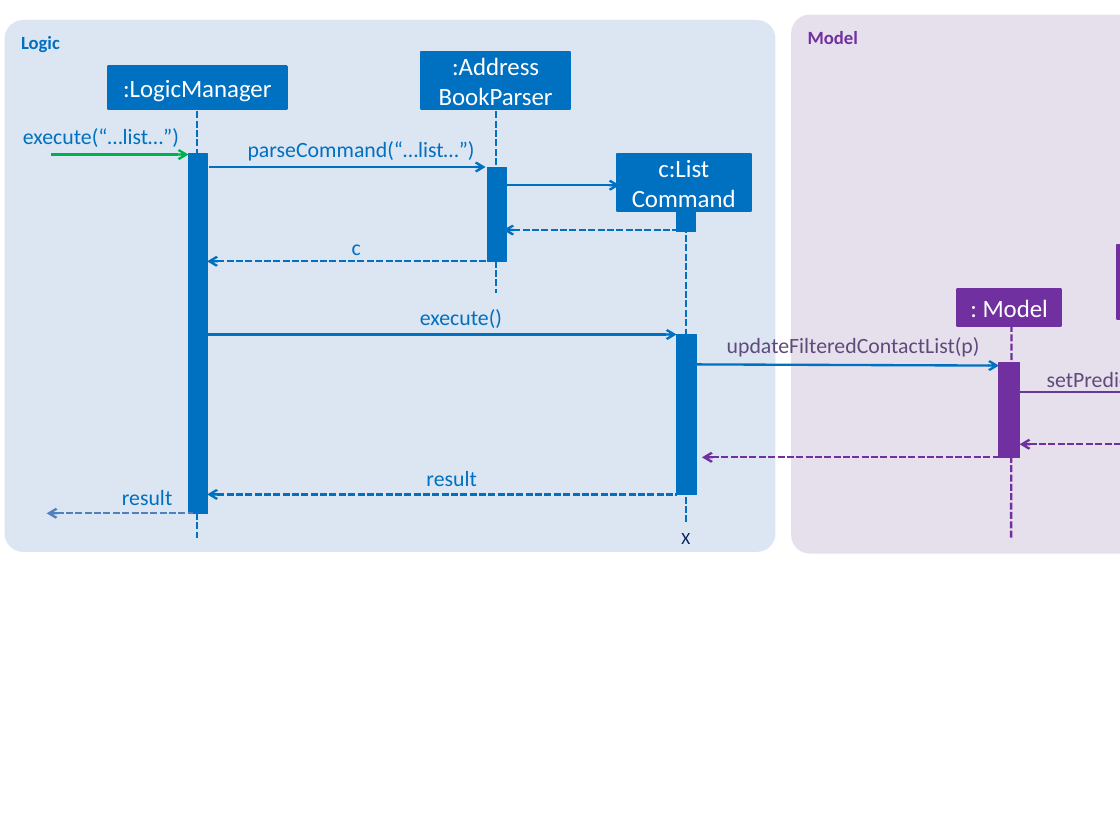
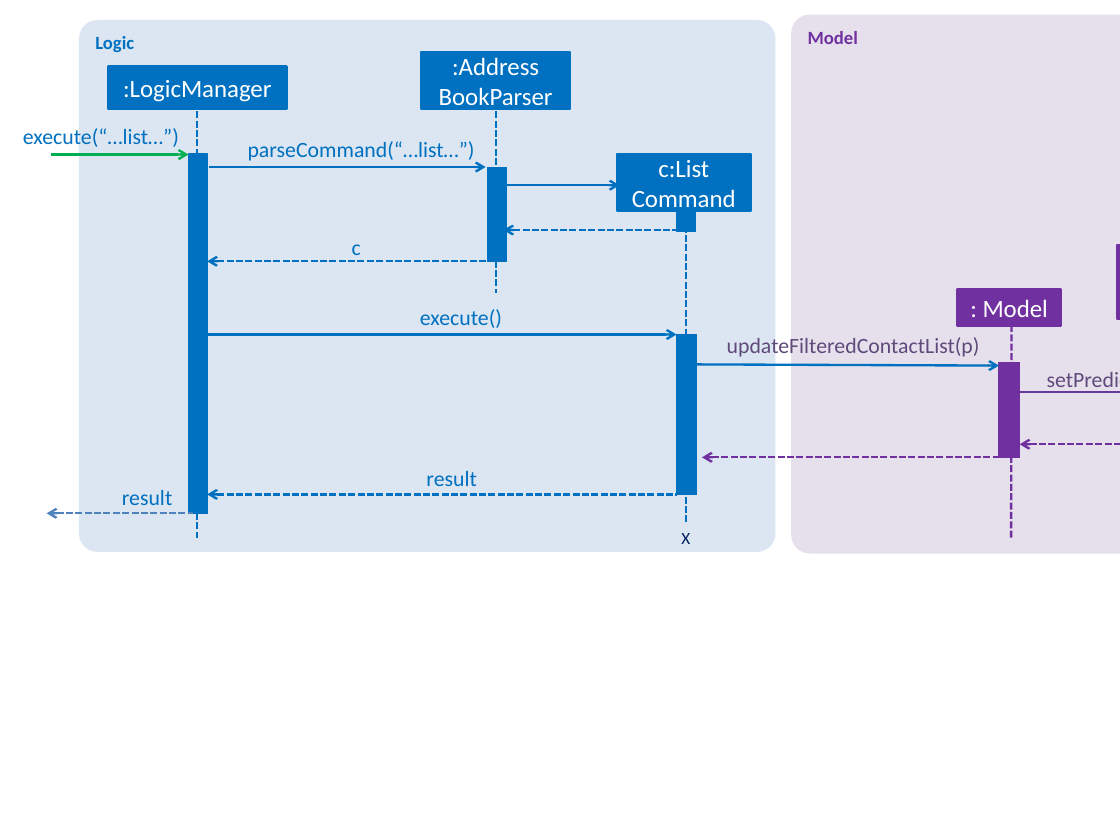
Before and after one commit to wailunlim/addressbook-level4, a slide deck: slide 1 of docs/diagrams/ListSequenceDiagram2.pptx. Drawn at 1120x840 pixels with LibreOffice and Linux fonts; fonts in the diff are those of the drawing. Boxes give left, top, right and bottom in pixels: in the first picture for what was removed or moved away, otherwise in the second. Text is boxed around its words. In the diff, an @@ line names an element or a change of style, - is before the commit and + after.

```diff
--- a/docs/diagrams/ListSequenceDiagram2.pptx
+++ b/docs/diagrams/ListSequenceDiagram2.pptx
@@ rounded rectangle "Logic": place and size @@
-rounded rectangle "Logic" at <box>4,20,775,552</box>
+rounded rectangle "Logic" at <box>80,20,776,552</box>
```
Also in this commit, not shown: 3 other files.
